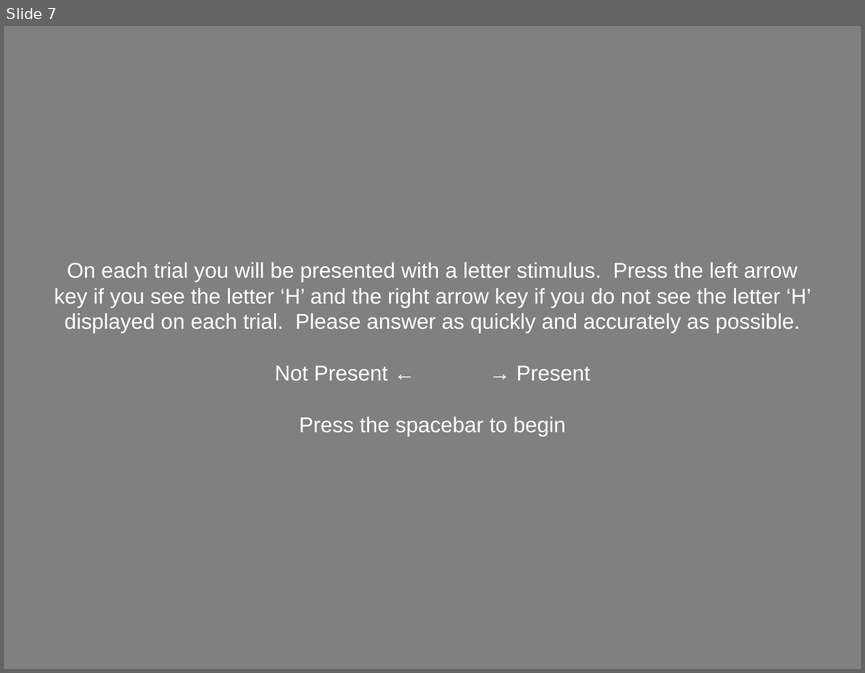
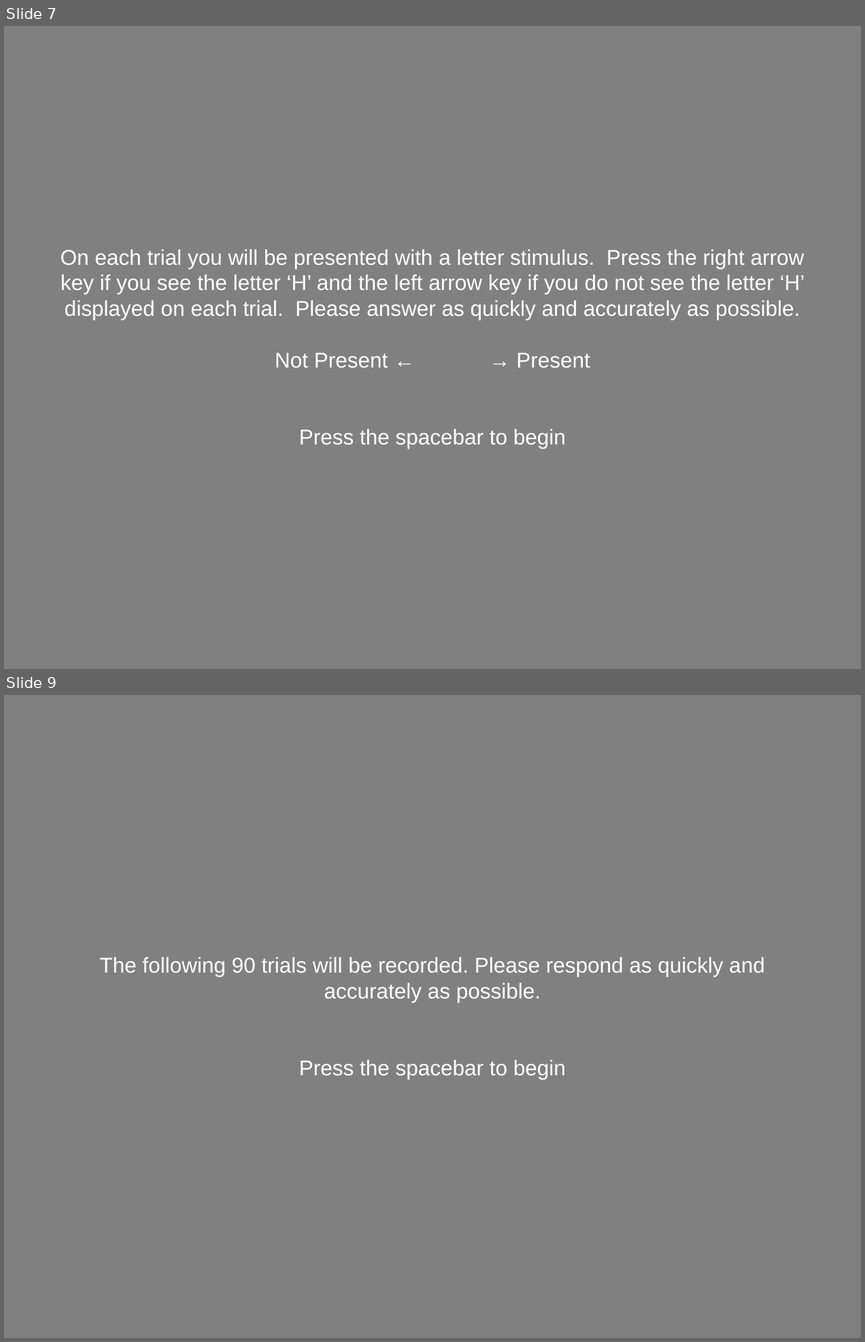
Before and after one commit to Roman-Belenya/psychophysics, a slide deck: images/instructions/instructions.pptx. Shown one above the other, each under a label of ours: slide 7 before the commit, slides 7 and 9 after it; the slides between them are not shown. The pictures are 865x673 and 865x1342 pixels, drawn with LibreOffice and Linux fonts; fonts in the diff are those of the drawing. Boxes give left, top, right and bottom in pixels: in the first picture for what was removed or moved away, otherwise in the second. Text is boxed around its words. In the diff, an @@ line names an element or a change of style, - is before the commit and + after.

```diff
--- a/images/instructions/instructions.pptx
+++ b/images/instructions/instructions.pptx
@@ slide 9 added at bbox=[4, 695, 861, 1338], background #808080 @@
@@ text added at bbox=[100, 957, 765, 1079], 18 pt, text #FFFFFF @@
+The following 90 trials will be recorded. Please respond as quickly and accurately as possible.
+Press the spacebar to begin
@@ slide 7 changed as well @@
@@ text "On each trial you will ...": place and size @@
-text "On each trial you will ..." at bbox=[54, 262, 811, 436]
+text "On each trial you will ..." at bbox=[60, 249, 805, 448]
@@ text at bbox=[60, 249, 805, 320]: text changed @@
-On each trial you will be presented with a letter stimulus. Press the left arrow key if you see the letter ‘H’ and the right arrow key if you do not see the letter ‘H’ displayed on each trial. Please answer as quickly and accurately as possible.
+On each trial you will be presented with a letter stimulus. Press the right arrow key if you see the letter ‘H’ and the left arrow key if you do not see the letter ‘H’ displayed on each trial. Please answer as quickly and accurately as possible.
```
Also in this commit, not shown: 8 other slides changed, 1 other slide added, 13 other files.
